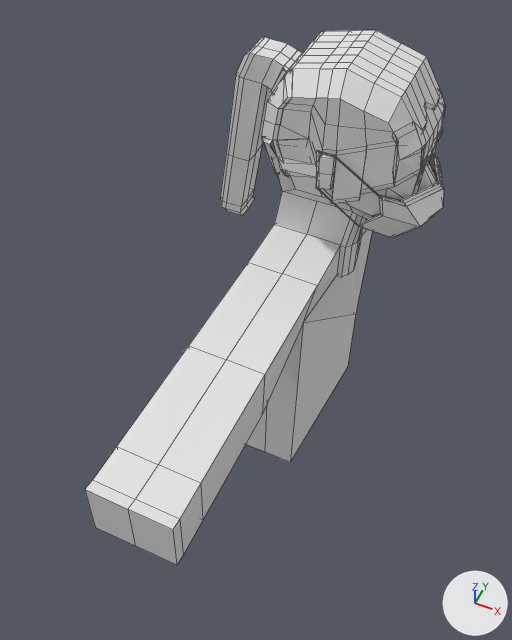
Before and after pictures for a commit that changed the Blender file Assets/Models/mc/emily's_better_person.blend.
The view is the same before and after, from a 50 mm camera at (5.67, -5.62, 5.93) aimed at (1.45, 3.52, -5.21). Every picture has the same lights, and +X, +Y and +Z are marked at lower right. Mesh edges are drawn as thin lines.

Names of what the first picture shows: 'head', 'mask'.
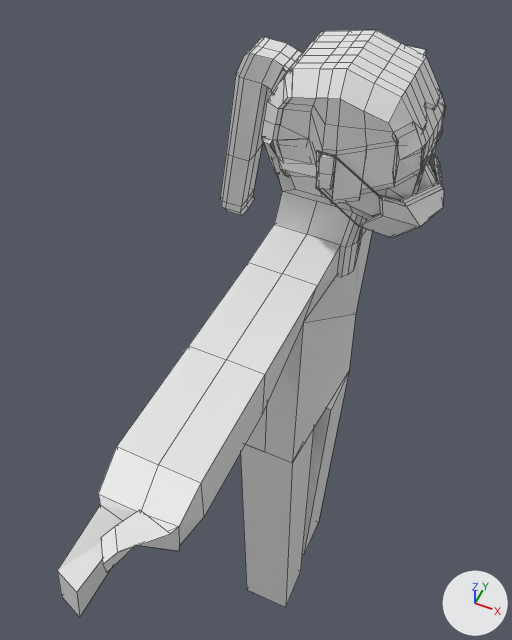
Where the change shows, as pixel boxes (x1, y1, x2, y2) in the pictures (512 x 640 px):
'head', reshaped (8% wider, 10% taller): before (85, 30, 445, 565); after (57, 30, 445, 617)
part 1 of me_cube, built on: before (246, 314, 356, 462); after (241, 46, 426, 607)
part 2 of me_cube, built on: before (85, 375, 265, 565); after (57, 375, 265, 617)

The change in detail:
me_cube is used by ob_head; location (3.45, 2.92, 0.0).
me_cube had 679 vertices, 695 faces and spanned x -2.21..1.2, y -5.8..4.91, z -6.74..1.49.
me_cube now has 712 vertices, 726 faces, 2 loose edges and spans x -2.21..1.2, y -6.77..6.04, z -14.66..1.49.
Part 1, on me_cube:
7 vertices are removed from x -1.43..-0.31, y -1.39..4.91, z -6.74..-1.42.
15 faces are deleted.
1 vertex moves from x -1.02, y 1.36, z -6.6 to x -1.14, y 1.38, z -6.65.
28 vertices are added at x -1.57..-0.01, y -1.39..6.04, z -14.66..-1.42.
2 loose edges are added.
34 new faces join them.
Part 2, on me_cube:
7 vertices are removed from x -1.2..-0.05, y -5.8..-5.61, z -2.17..-1.27.
11 faces are deleted.
6 vertices move from x -1.18..-0.06, y -5.8..-5.15, z -2.22..-1.3 to x -1.11..-0.05, y -5.71..-5.13, z -2.15..-1.5.
19 vertices are added at x -1.09..-0.03, y -6.77..-5.65, z -2.2..-1.32.
23 new faces join them.
